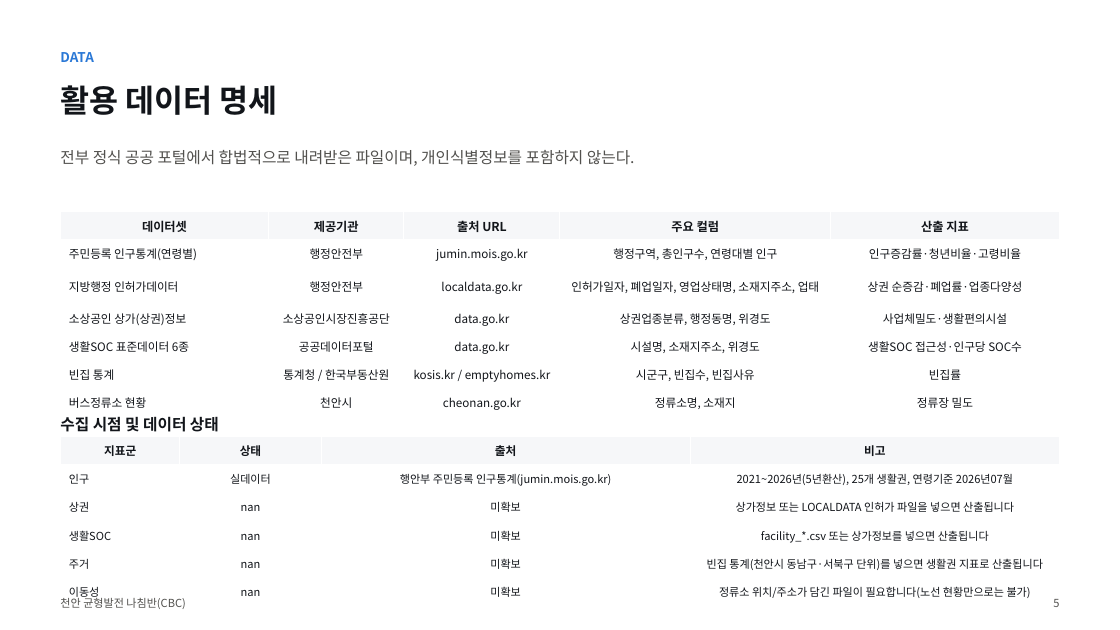
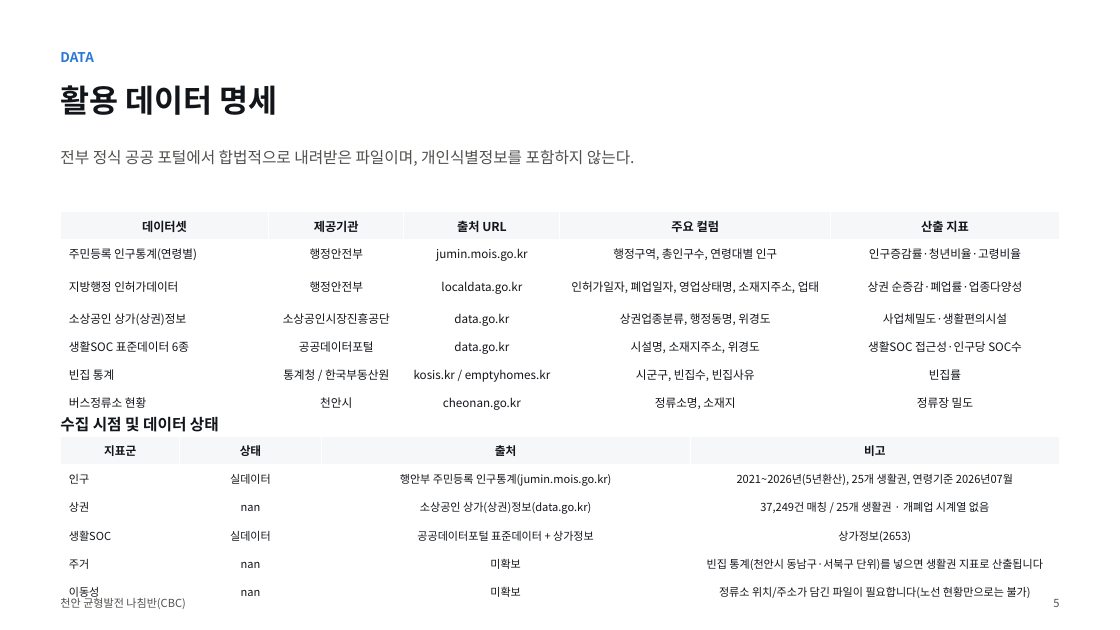
Before and after one commit to BioCode67/2026-AI-, a slide deck: slide 6 of deliverables/기획서_천안균형발전나침반_CBC.pptx. Drawn at 1120x630 pixels with LibreOffice and Linux fonts; fonts in the diff are those of the drawing. Boxes give left, top, right and bottom in pixels: in the first picture for what was removed or moved away, otherwise in the second. Text is boxed around its words. In the diff, an @@ line names an element or a change of style, - is before the commit and + after.

```diff
--- a/deliverables/기획서_천안균형발전나침반_CBC.pptx
+++ b/deliverables/기획서_천안균형발전나침반_CBC.pptx
@@ table at [60,437,1060,606] @@
-row 3, column 3: 미확보
+row 3, column 3: 소상공인 상가(상권)정보(data.go.kr)
-row 3, column 4: 상가정보 또는 LOCALDATA 인허가 파일을 넣으면 산출됩니다
+row 3, column 4: 37,249건 매칭 / 25개 생활권 · 개폐업 시계열 없음
-row 4: 생활SOC | nan | 미확보 | facility_*.csv 또는 상가정보를 넣으면 산출됩니다
+row 4: 생활SOC | 실데이터 | 공공데이터포털 표준데이터 + 상가정보 | 상가정보(2653)
```
Also in this commit, not shown: 16 other slides changed, 2 slides added, 1 slide removed, 26 other files.
